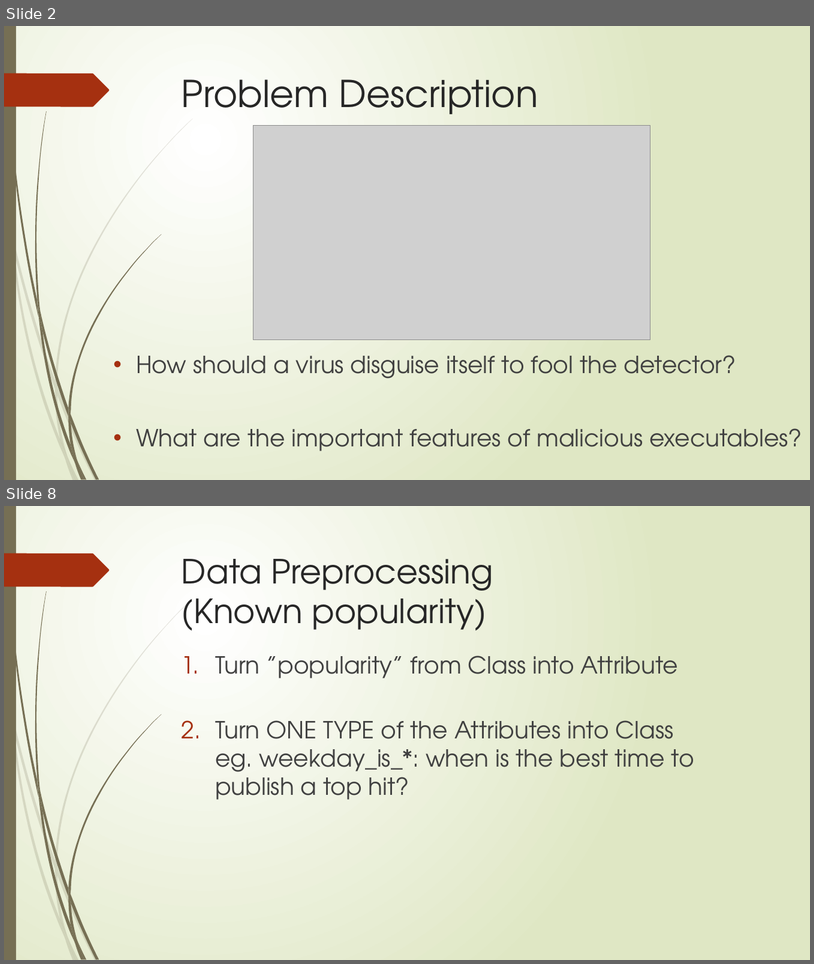
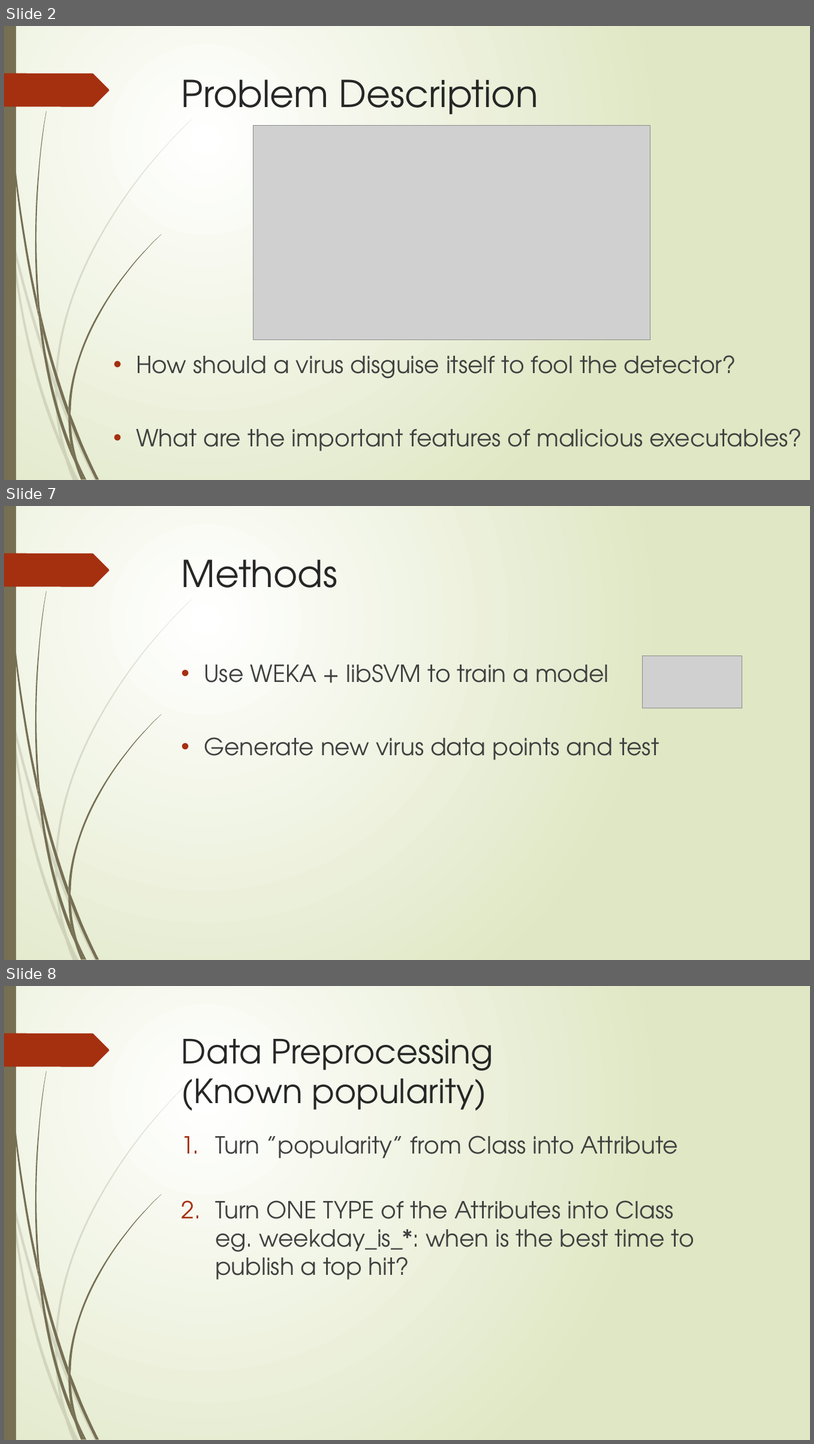
Before and after one commit to XiaokuanOSU/ML-Project, a slide deck: PPTGroup10.pptx. Shown one above the other, each under a label of ours: slides 2 and 8 before the commit, slides 2, 7 and 8 after it; the slides between them are not shown. The pictures are 814x964 and 814x1444 pixels, drawn with LibreOffice and Linux fonts; fonts in the diff are those of the drawing; grey boxes stand for pictures. Boxes give left, top, right and bottom in pixels: in the first picture for what was removed or moved away, otherwise in the second. Text is boxed around its words. In the diff, an @@ line names an element or a change of style, - is before the commit and + after.

```diff
--- a/PPTGroup10.pptx
+++ b/PPTGroup10.pptx
@@ slide 7 added at (4, 506, 810, 960), background gradient #FFFFFF to #DFE8C4; not listed: 24 template elements that a slide beside it also shows @@
@@ title added at (182, 559, 338, 588), 44 pt, text #262626 @@
+Methods
@@ text added at (204, 664, 660, 760), 28 pt, text #404040 @@
+• Use WEKA + libSVM to train a model
+• Generate new virus data points and test
@@ picture added at (643, 655, 743, 708) @@
```
Also in this commit, not shown: 3 slides changed, 1 other slide added, 8 slides removed.
